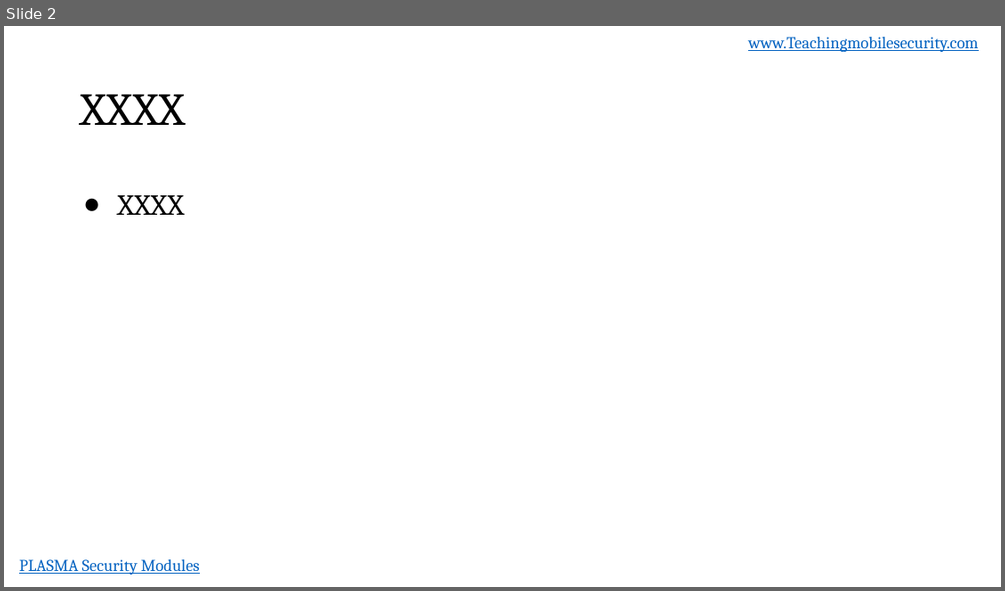
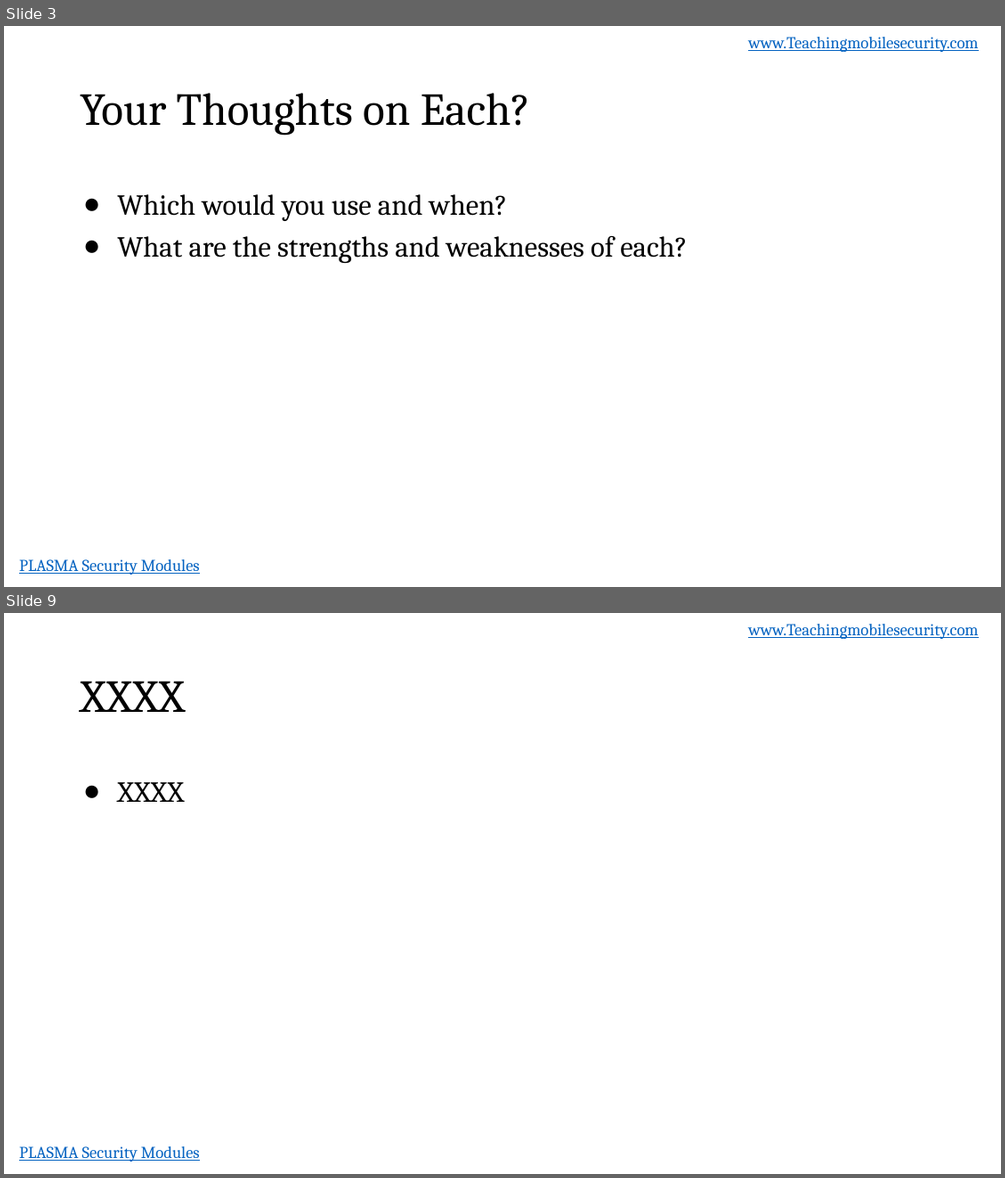
Before and after one commit to dan7800/VulnerableAndroidAppOracle, a slide deck: Vulnerabilities/ProperEncyption/ProperEncryption.pptx. Shown one above the other, each under a label of ours: slide 2 before the commit, slides 3 and 9 after it; the slides between them are not shown. The pictures are 1005x591 and 1005x1178 pixels, drawn with LibreOffice and Linux fonts; fonts in the diff are those of the drawing; background and template pictures are left out. Boxes give left, top, right and bottom in pixels: in the first picture for what was removed or moved away, otherwise in the second. Text is boxed around its words. In the diff, an @@ line names an element or a change of style, - is before the commit and + after.

```diff
--- a/Vulnerabilities/ProperEncyption/ProperEncryption.pptx
+++ b/Vulnerabilities/ProperEncyption/ProperEncryption.pptx
@@ slide 3 added at [4, 26, 1001, 587], background #FFFFFF; not listed: 2 template elements that a slide beside it also shows @@
@@ title added at [80, 93, 531, 135], 44 pt, text #000000 @@
+Your Thoughts on Each?
@@ text added at [117, 194, 687, 263], 28 pt, text #000000 @@
+● Which would you use and when?
+● What are the strengths and weaknesses of each?
@@ what was slide 2 is now slide 9 @@
```
Also in this commit, not shown: 1 slide changed, 17 other slides added.
